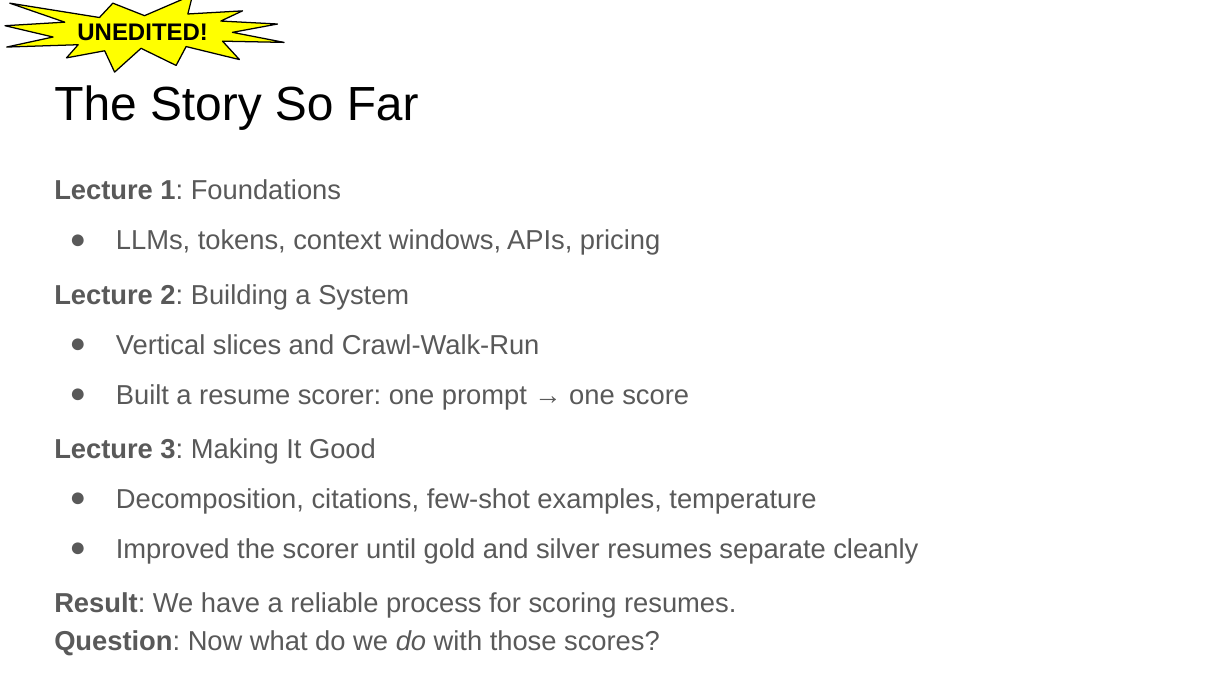
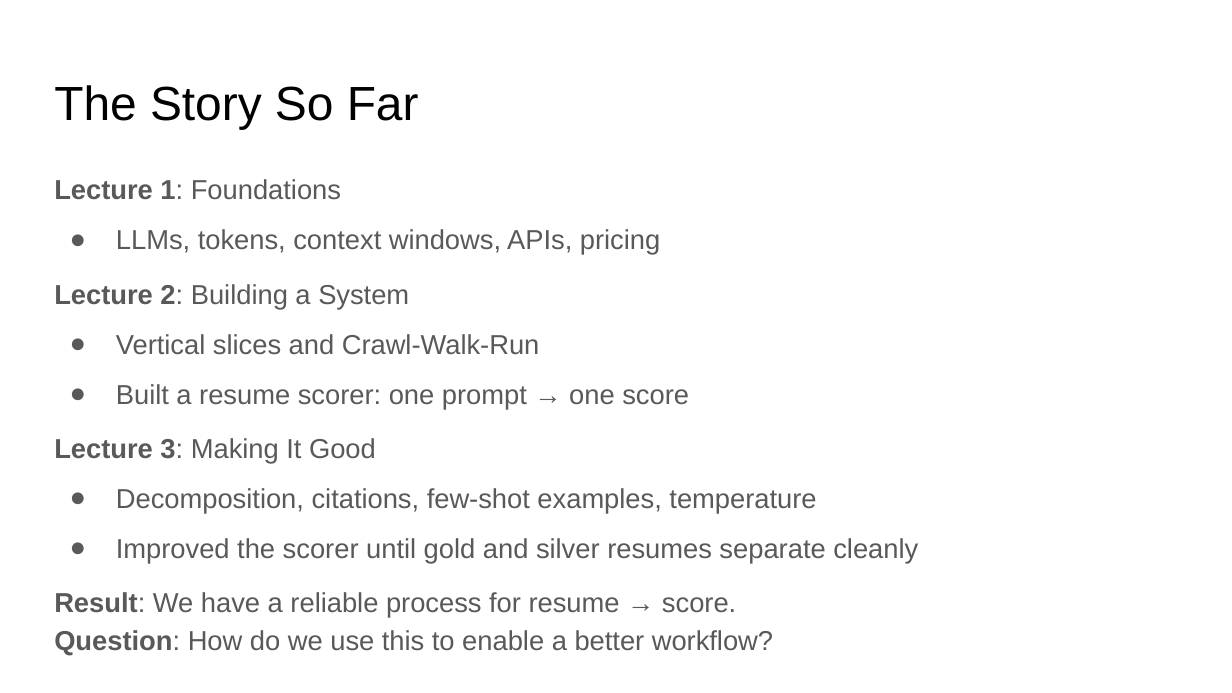
Before and after one commit to dsi-rse/careers-workshop-ai-development, a slide deck: slide 4 of lecture_4/slides/lecture_4.pptx. Drawn at 1232x693 pixels with LibreOffice and Linux fonts; fonts in the diff are those of the drawing. Boxes give left, top, right and bottom in pixels: in the first picture for what was removed or moved away, otherwise in the second. Text is boxed around its words. In the diff, an @@ line names an element or a change of style, - is before the commit and + after.

```diff
--- a/lecture_4/slides/lecture_4.pptx
+++ b/lecture_4/slides/lecture_4.pptx
@@ irregular seal removed at (x1=5, y1=0, x2=285, y2=73) @@
-UNEDITED!
@@ text at (x1=54, y1=592, x2=773, y2=656): text changed @@
-Result: We have a reliable process for scoring resumes.
-Question: Now what do we do with those scores?
+Result: We have a reliable process for resume → score.
+Question: How do we use this to enable a better workflow?
```
Also in this commit, not shown: 14 other slides changed, 13 slides added, 23 slides removed, 3 other files.
